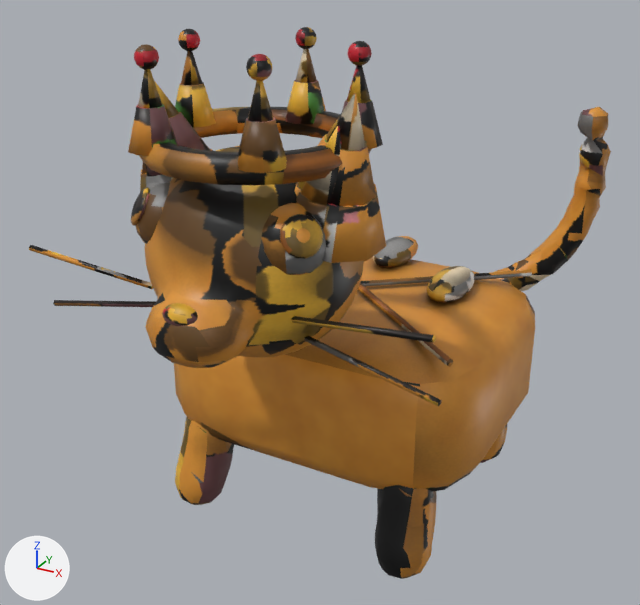
A saved change to the FBX model brainrot-models/realistic/BasbousaCat.fbx.
One viewpoint serves both versions: a 50 mm lens placed at (2.55, -4.82, 3.93), pointed at (-0.08, -0.04, 1.54). Lighting does not change. The marker at lower left points along +X, +Y and +Z. The older version comes first.

The first picture shows 'BasbousaCat'.
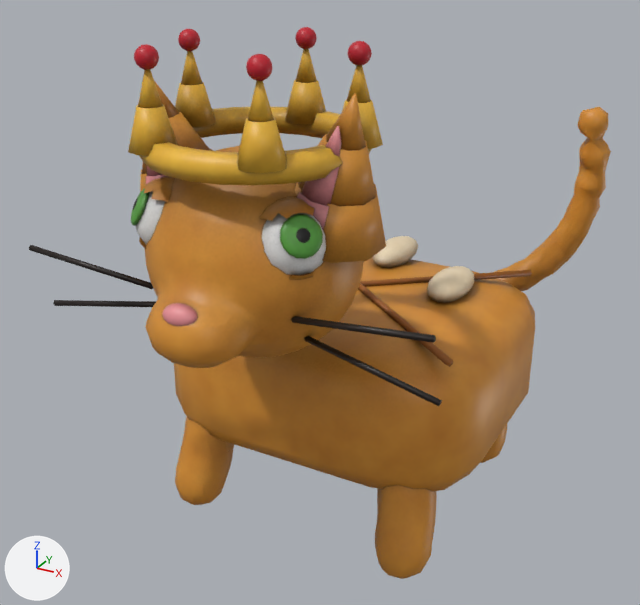
Where the change shows, as pixel boxes (x1, y1, x2, y2) in the pictures (640 x 605 px):
part 1 of me_cube, added (brown): after (144, 177, 175, 202)
part 2 of me_cube, added (brown): after (259, 197, 314, 221)
part 3 of me_cube, added: after (290, 273, 314, 279)
part 4 of me_cube, surface changed: (29, 27, 611, 579) in both

The edits, one by one:
me_cube is used by ob_basbousacat; location (0.0, 0.0, 0.0).
me_cube had 4816 vertices, 5265 faces and spanned x -1.25..1.34, y -1.72..1.91, z 0.0..3.35.
me_cube now has 4976 vertices, 5377 faces and spans x -1.25..1.34, y -1.72..1.91, z 0.0..3.35.
me_cube part 1: a new loose piece of 59 vertices spanning x -0.54..-0.15, y -1.34..-0.96, z 2.41..2.64, in mat_basbousacat_baked.
me_cube part 2: a new loose piece of 59 vertices spanning x 0.15..0.54, y -1.34..-0.96, z 2.41..2.64, in mat_basbousacat_baked.
me_cube part 3: a new loose piece of 21 vertices spanning x 0.32..0.55, y -1.35..-1.1, z 2.2..2.3, in mat_basbousacat_baked.
me_cube part 4: 5200 kept faces spanning x -1.25..1.34, y -1.72..1.91, z 0.0..3.35 get new texture (UV) coordinates.
Other edits to the shape of me_cube do not show in these pictures.
